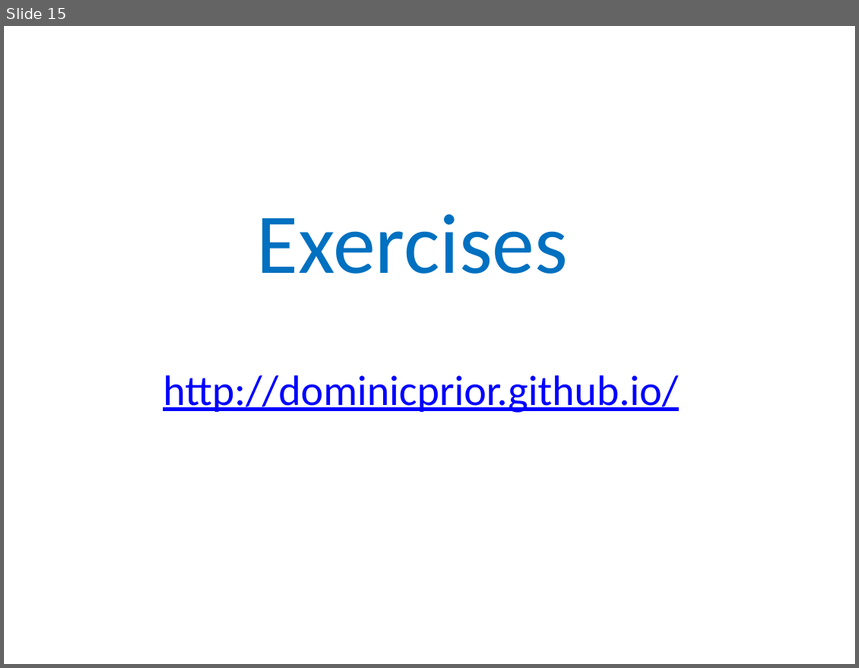
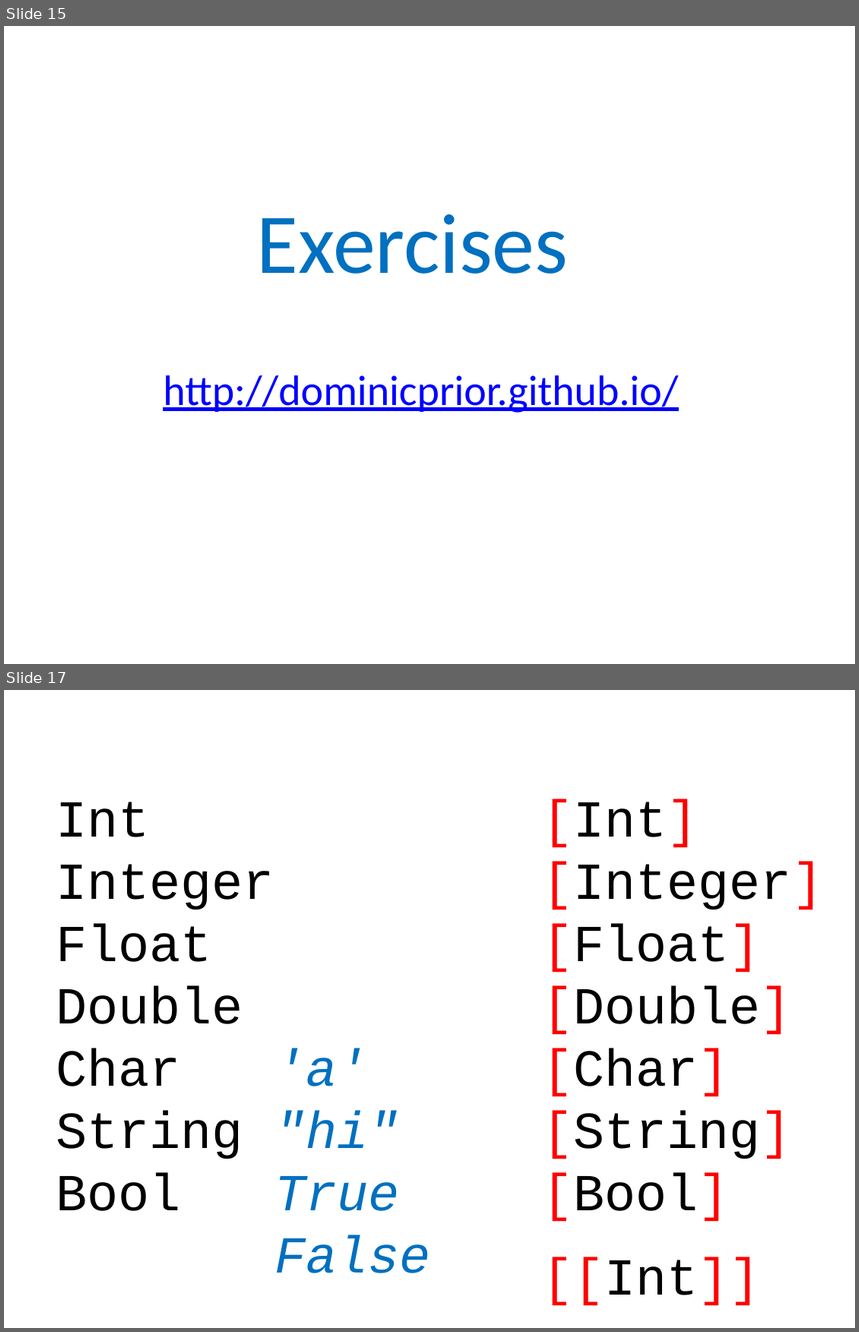
Before and after one commit to dominicprior/beginning-haskell-course, a slide deck: beginning-haskell.pptx. Shown one above the other, each under a label of ours: slide 15 before the commit, slides 15 and 17 after it; the slides between them are not shown. The pictures are 859x668 and 859x1332 pixels, drawn with LibreOffice and Linux fonts; fonts in the diff are those of the drawing. Boxes give left, top, right and bottom in pixels: in the first picture for what was removed or moved away, otherwise in the second. Text is boxed around its words. In the diff, an @@ line names an element or a change of style, - is before the commit and + after.

```diff
--- a/beginning-haskell.pptx
+++ b/beginning-haskell.pptx
@@ slide 17 added at [4, 690, 855, 1328], background #FFFFFF @@
@@ text added at [56, 802, 430, 1274], 44 pt, text #000000 @@
+Int
+Integer
+Float
+Double
+Char 'a'
+String "hi"
+Bool True
+False
@@ text added at [542, 799, 823, 1222], 44 pt, text #000000 @@
+[Int]
+[Integer]
+[Float]
+[Double]
+[Char]
+[String]
+[Bool]
@@ text added at [542, 1258, 761, 1306], 44 pt, text #FF0000 @@
+[[Int]]
```
Also in this commit, not shown: 7 other slides added.
